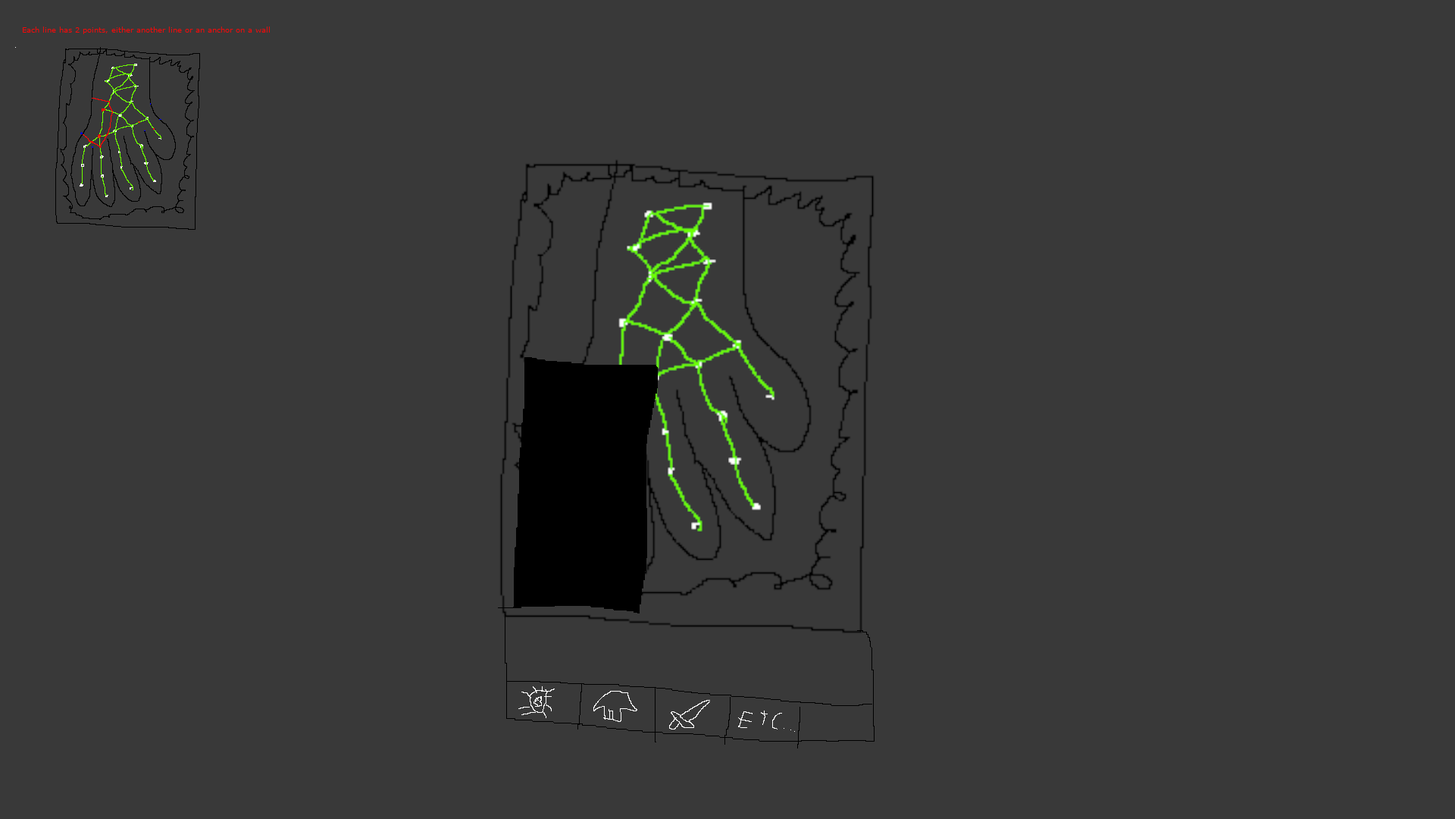
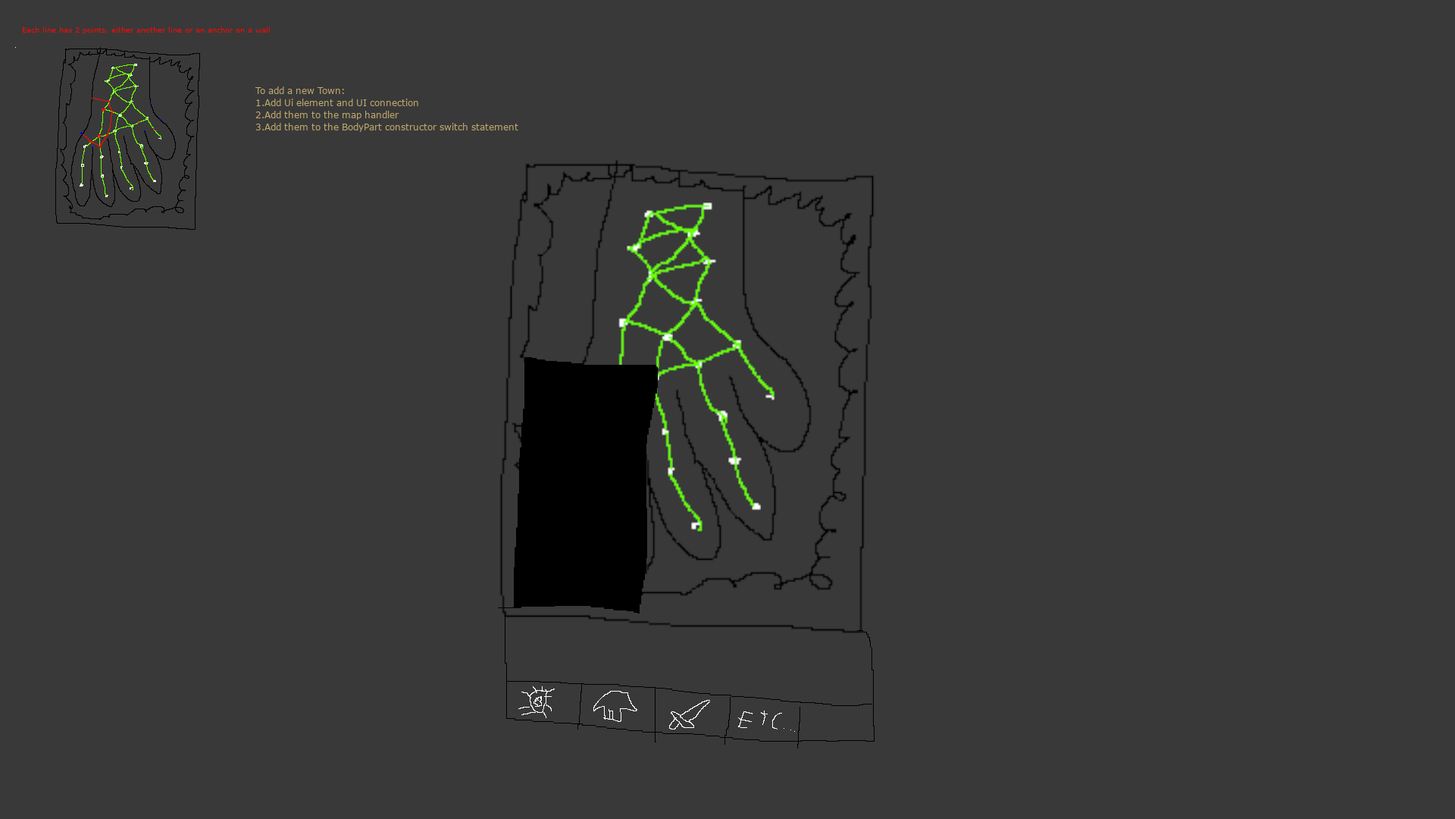
Comparing the layer stacks of the two 1455 × 819 images. Changes:
added layer "To add a new Town: ..." above "Background" over [255, 86, 519, 132]
